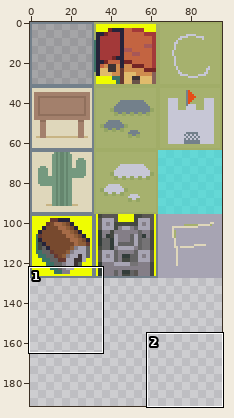
Two versions of one sprite sheet, images/tilemap.png. Above: a wide view before the commit, with the close-up outlined.
Close-up. Before the edit:
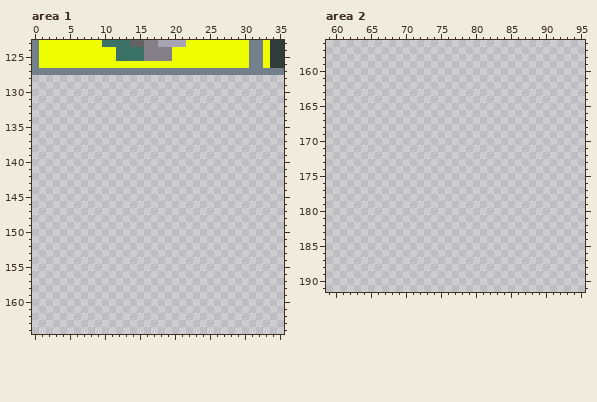
The file is 96x192 pixels. Colours within 5 levels of each other are drawn and written as one. Shown: area 1: x 0..35, y 123..164; area 2: x 59..95, y 156..191.
The same view after the edit:
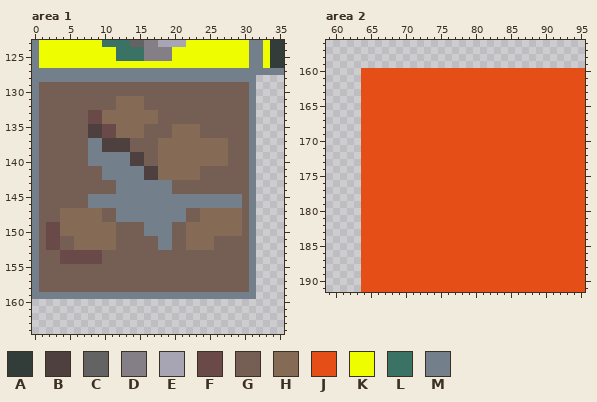
Palette (. is transparent): A #323c39  B #4d403f  C #636363  D #847e87  E #a7a4b3  F #694a48  G #755e54  H #856a56  J #e64e18  K #effd01  L #3b7266  M #73808b
What changed:
Area 1:
The author put colour B in rows 135 to 136 at x 8 to 9; in rows 137 to 138 at x 10 to 13; in rows 139 to 140 at x 14 to 15; in rows 141 to 142 at x 16 to 17.
The author put colour F in rows 133 to 134 at x 8 to 9; in rows 135 to 136 at x 10 to 11; in rows 149 to 152 at x 2 to 3; in rows 153 to 154 at x 4 to 9.
The author put colour G in rows 129 to 130 at x 1 to 30; in rows 131 to 132 at x 1 to 11 and 16 to 30; in rows 133 to 134 at x 1 to 7 and 18 to 30; in rows 135 to 136 at x 1 to 7, 16 to 19 and 24 to 30; in rows 137 to 138 at x 1 to 7, 14 to 17 and 28 to 30; in rows 139 to 140 at x 1 to 7, 16 to 17 and 28 to 30.
The author put colour G in rows 141 to 142 at x 1 to 9 and 24 to 30; in rows 143 to 144 at x 1 to 11 and 20 to 30; in rows 145 to 146 at x 1 to 7 and 30; in rows 147 to 148 at x 1 to 3, 10 to 11, 22 to 23 and 30; in rows 149 to 150 at x 1, 12 to 15, 20 to 21 and 30; in rows 151 to 152 at x 1, 4 to 5, 12 to 17, 20 to 21 and 26 to 30.
The author put colour G in rows 153 to 154 at x 1 to 3 and 10 to 30; in rows 155 to 158 at x 1 to 30.
The author put colour H in rows 131 to 132 at x 12 to 15; in rows 133 to 134 at x 10 to 17; in rows 135 to 136 at x 12 to 15 and 20 to 23; in rows 137 to 140 at x 18 to 27; in rows 141 to 142 at x 18 to 23; in rows 147 to 148 at x 4 to 9 and 24 to 29.
The author put colour H in rows 149 to 150 at x 4 to 11 and 22 to 29; in rows 151 to 152 at x 6 to 11 and 22 to 25.
The author put colour M in row 128 at x 0 to 31; in rows 129 to 136 at x 0 and 31; in rows 137 to 138 at x 0, 8 to 9 and 31; in rows 139 to 140 at x 0, 8 to 13 and 31; in rows 141 to 142 at x 0, 10 to 15 and 31; in rows 143 to 144 at x 0, 12 to 19 and 31.
The author put colour M in rows 145 to 146 at x 0, 8 to 29 and 31; in rows 147 to 148 at x 0, 12 to 21 and 31; in rows 149 to 150 at x 0, 16 to 19 and 31; in rows 151 to 152 at x 0, 18 to 19 and 31; in rows 153 to 158 at x 0 and 31; in row 159 at x 0 to 31.
Area 2:
The author put colour J in rows 160 to 191 at x 64 to 95.
Boxes around the changes in both close-ups, in picture pixels (x1, y1, x2, y2):
added: (32, 75, 256, 299)
added: (361, 68, 585, 292)
